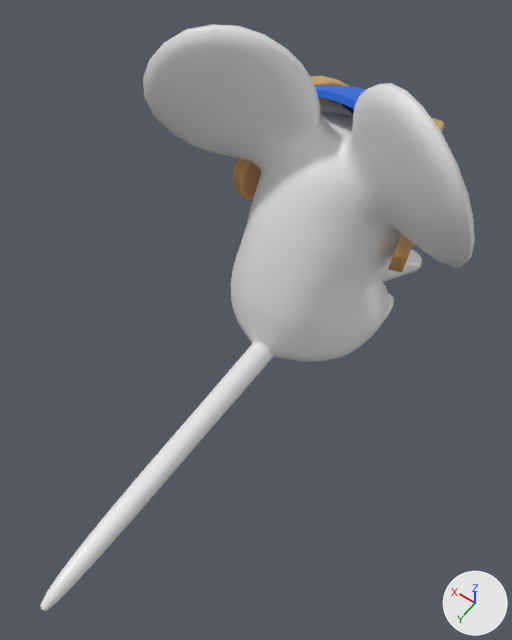
The FBX model Assets/Art/_Characters/Player/SK_Player.fbx, before and after one commit.
One viewpoint serves both versions: a 50 mm lens placed at (-2.85, 5.43, 7.27), pointed at (-0.35, 1.92, 1.76). The axes (+X, +Y, +Z) are drawn at lower right. The lights are the same throughout. The picture after the commit comes second. Where no turn or scale is listed for an object, it has been applied to the vertices.

Script lines for the objects in view, before the commit:
```python
me_cylinder_001 = bpy.data.meshes.new('Cylinder.001')
me_cylinder_001.from_pydata(...)  # 1744 vertices, 1726 faces; spans x -1.16..1.16, y -1.71..0.35, z 0.96..3.01
me_cylinder_001.materials.append(mat_mask_002)  # picture img_t_mask_02_albedo_png
me_retopoflow_002 = bpy.data.meshes.new('RetopoFlow.002')
me_retopoflow_002.from_pydata(...)  # 4553 vertices, 4592 faces; spans x -1.87..1.87, y -1.4..4.98, z -0.05..3.78
me_retopoflow_002.materials.append(mat_material_mouse)  # white #e7e7e7
ob_mask_mesh = bpy.data.objects.new('Mask_Mesh', me_cylinder_001)
ob_mask_mesh.location = (0.0, 0.0, 0.0)
ob_mouse_mesh = bpy.data.objects.new('Mouse_Mesh', me_retopoflow_002)
ob_mouse_mesh.location = (0.0, 0.0, 0.0)
```
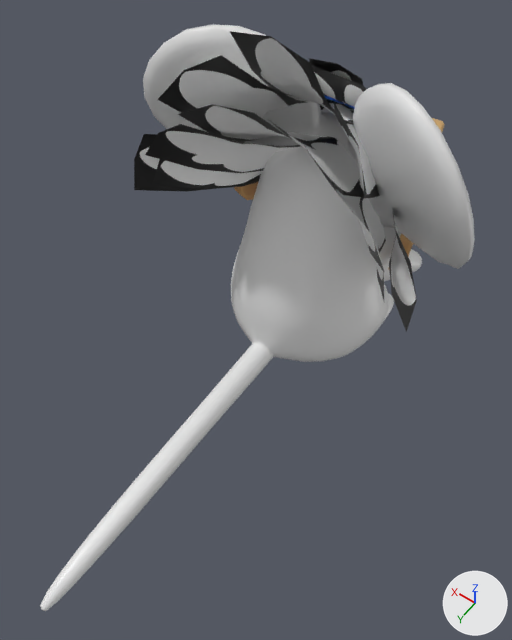
Where the newer file only moved an object's origin or applied its transform, the numbers keep the older frame.

What differs and where, as boxes (x1, y1, x2, y2) in the pictures (512 x 640 px):
'Mask_Mesh', reshaped (mostly hidden before)
    before: (233, 76, 445, 272)
    after: (134, 31, 445, 332)
part 1 of me_cylinder_001, added
    after: (134, 31, 417, 332)

What changed in the scene script:
```text
Add img_t_mask_feather_alpha_png:
    img_t_mask_feather_alpha_png = load_image('T_Mask_Feather_Alpha.png', '../../T_Texture/T_Character/Player/Mask/T_Mask_Feather_Alpha.png', 2048, 2048, 'sRGB')
Add mat_feather:
    mat_feather = principled_material('Feather')
    mat_feather.texture = img_t_mask_feather_alpha_png
Change me_cylinder_001:
    used by ob_mask_mesh; location = (0.0, 0.0, 0.0)
    remove me_cylinder_001.from_pydata(...)  # 1744 vertices, 1726 faces; spans x -1.16..1.16, y -1.71..0.35, z 0.96..3.01
    add me_cylinder_001.from_pydata(...)  # 2008 vertices, 1858 faces; spans x -1.67..1.67, y -1.71..1.52, z 0.96..4.25
    me_cylinder_001 part 1
    264 vertices are added at x -1.67..1.67, y -0.63..1.52, z 1.53..4.25
    132 new faces join them, mat_feather (picture img_t_mask_feather_alpha_png)
    add me_cylinder_001.materials.append(mat_feather)  # picture img_t_mask_feather_alpha_png
```
